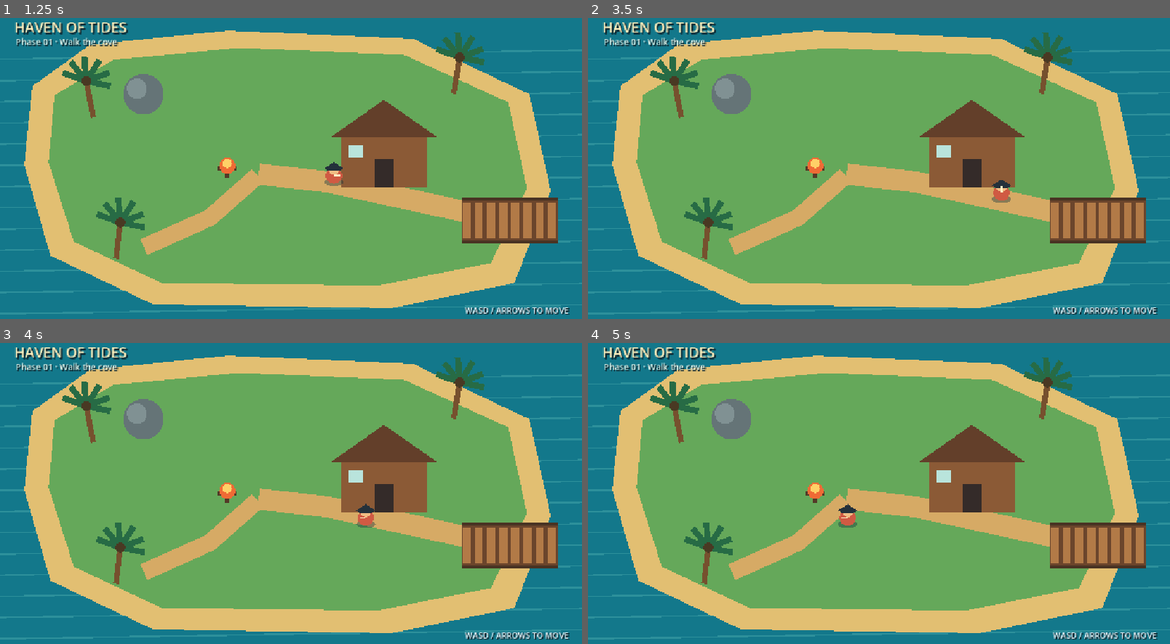
Above: before the commit, frames 1-4 (two rows, left to right).
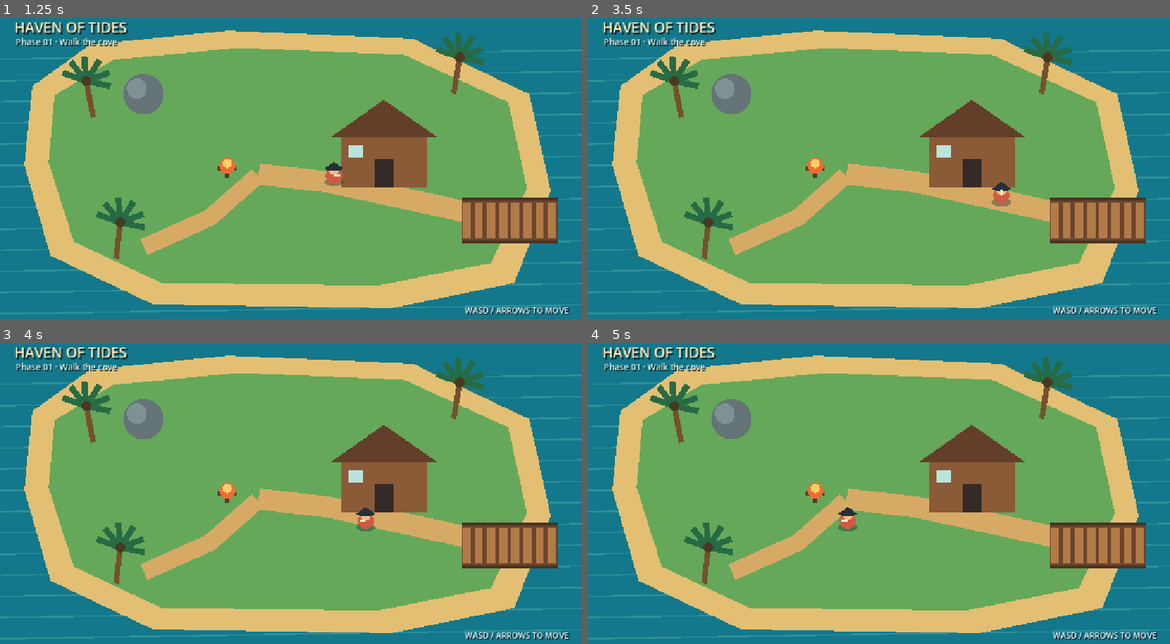
Above: after the commit, the same moments.

Repository: dennisberko/haven-of-tides
Game: Godot game, scene res://scenes/main.tscn
The game is run twice, just before and just after one commit, with the same random seed, the same clock (stepped at 60 frames per second) and the same inputs.
Inputs:
- Up to frame 1 (1.25 s): tap Enter at 0.5 s; hold D from 0.53 s (still down)
- Up to frame 2 (3.5 s): release D at 1.28 s; hold S 1.28-2.03 s; hold D 2.03-2.78 s; hold W from 2.78 s (still down)
- Up to frame 3 (4 s): release W at 3.53 s; hold A from 3.53 s (still down)
- Up to frame 4 (5 s): keep holding A

Frame 1 is identical in both runs. In frame 2, 0.1% of the frame differs, in the area x 69-73%, y 53-63%; in frame 3, 0.1%; in frame 4, 0.2%, in the area x 43-47%, y 53-63%.

Commit message:
complete phase 01 walking

Diff:
--- a/scenes/main.tscn
+++ b/scenes/main.tscn
@@ -1,19 +1,16 @@
-[gd_scene load_steps=8 format=3]
+[gd_scene load_steps=7 format=3]
 
 [ext_resource type="Script" path="res://scripts/cove.gd" id="1_cove"]
 [ext_resource type="Script" path="res://scripts/player.gd" id="2_player"]
 
-[sub_resource type="RectangleShape2D" id="RectangleShape2D_top"]
-size = Vector2(1152, 48)
-
-[sub_resource type="RectangleShape2D" id="RectangleShape2D_side"]
-size = Vector2(48, 648)
-
-[sub_resource type="RectangleShape2D" id="RectangleShape2D_shelter"]
-size = Vector2(170, 116)
+[sub_resource type="RectangleShape2D" id="RectangleShape2D_dock"]
+size = Vector2(190, 84)
 
 [sub_resource type="CircleShape2D" id="CircleShape2D_rock"]
 radius = 38.0
+
+[sub_resource type="CircleShape2D" id="CircleShape2D_palm"]
+radius = 13.0
 
 [sub_resource type="CapsuleShape2D" id="CapsuleShape2D_player"]
 radius = 14.0
@@ -24,43 +21,49 @@
 [node name="Cove" type="Node2D" parent="."]
 script = ExtResource("1_cove")
 
-[node name="Boundaries" type="Node2D" parent="."]
+[node name="Collisions" type="Node2D" parent="."]
 
-[node name="Top" type="StaticBody2D" parent="Boundaries"]
-position = Vector2(576, 54)
+[node name="Shoreline" type="StaticBody2D" parent="Collisions"]
 
-[node name="CollisionShape2D" type="CollisionShape2D" parent="Boundaries/Top"]
-shape = SubResource("RectangleShape2D_top")
+[node name="CollisionPolygon2D" type="CollisionPolygon2D" parent="Collisions/Shoreline"]
+build_mode = 1
+polygon = PackedVector2Array(64, 158, 178, 76, 451, 48, 817, 64, 1048, 174, 1090, 366, 1018, 548, 774, 598, 302, 590, 100, 494, 48, 314)
 
-[node name="Bottom" type="StaticBody2D" parent="Boundaries"]
-position = Vector2(576, 594)
+[node name="Shelter" type="StaticBody2D" parent="Collisions"]
 
-[node name="CollisionShape2D" type="CollisionShape2D" parent="Boundaries/Bottom"]
-shape = SubResource("RectangleShape2D_top")
+[node name="CollisionPolygon2D" type="CollisionPolygon2D" parent="Collisions/Shelter"]
+build_mode = 0
+polygon = PackedVector2Array(760, 185, 841.205, 242, 845, 242, 845, 244.664, 864, 258, 845, 258, 845, 358, 675, 358, 675, 258, 656, 258, 675, 244.664, 675, 242, 678.795, 242)
 
-[node name="Left" type="StaticBody2D" parent="Boundaries"]
-position = Vector2(54, 324)
+[node name="Dock" type="StaticBody2D" parent="Collisions"]
+position = Vector2(1009, 424)
 
-[node name="CollisionShape2D" type="CollisionShape2D" parent="Boundaries/Left"]
-shape = SubResource("RectangleShape2D_side")
+[node name="CollisionShape2D" type="CollisionShape2D" parent="Collisions/Dock"]
+shape = SubResource("RectangleShape2D_dock")
 
-[node name="Right" type="StaticBody2D" parent="Boundaries"]
-position = Vector2(1098, 324)
-
-[node name="CollisionShape2D" type="CollisionShape2D" parent="Boundaries/Right"]
-shape = SubResource("RectangleShape2D_side")
-
-[node name="Shelter" type="StaticBody2D" parent="Boundaries"]
-position = Vector2(760, 294)
-
-[node name="CollisionShape2D" type="CollisionShape2D" parent="Boundaries/Shelter"]
-shape = SubResource("RectangleShape2D_shelter")
-
-[node name="Rock" type="StaticBody2D" parent="Boundaries"]
+[node name="Rock" type="StaticBody2D" parent="Collisions"]
 position = Vector2(284, 174)
 
-[node name="CollisionShape2D" type="CollisionShape2D" parent="Boundaries/Rock"]
+[node name="CollisionShape2D" type="CollisionShape2D" parent="Collisions/Rock"]
 shape = SubResource("CircleShape2D_rock")
+
+[node name="PalmWest" type="StaticBody2D" parent="Collisions"]
+position = Vector2(185, 220)
+
+[node name="CollisionShape2D" type="CollisionShape2D" parent="Collisions/PalmWest"]
+shape = SubResource("CircleShape2D_palm")
+
+[node name="PalmEast" type="StaticBody2D" parent="Collisions"]
+position = Vector2(898, 173)
+
+[node name="CollisionShape2D" type="CollisionShape2D" parent="Collisions/PalmEast"]
+shape = SubResource("CircleShape2D_palm")
+
+[node name="PalmSouth" type="StaticBody2D" parent="Collisions"]
+position = Vector2(230, 500)
+
+[node name="CollisionShape2D" type="CollisionShape2D" parent="Collisions/PalmSouth"]
+shape = SubResource("CircleShape2D_palm")
 
 [node name="Player" type="CharacterBody2D" parent="."]
 position = Vector2(520, 335)
--- a/scripts/player.gd
+++ b/scripts/player.gd
@@ -6,6 +6,7 @@
 
 
 func _ready() -> void:
+	motion_mode = CharacterBody2D.MOTION_MODE_FLOATING
 	queue_redraw()
 
 
Not shown, changed: .agents/skills/phase-orchestrator/SKILL.md
